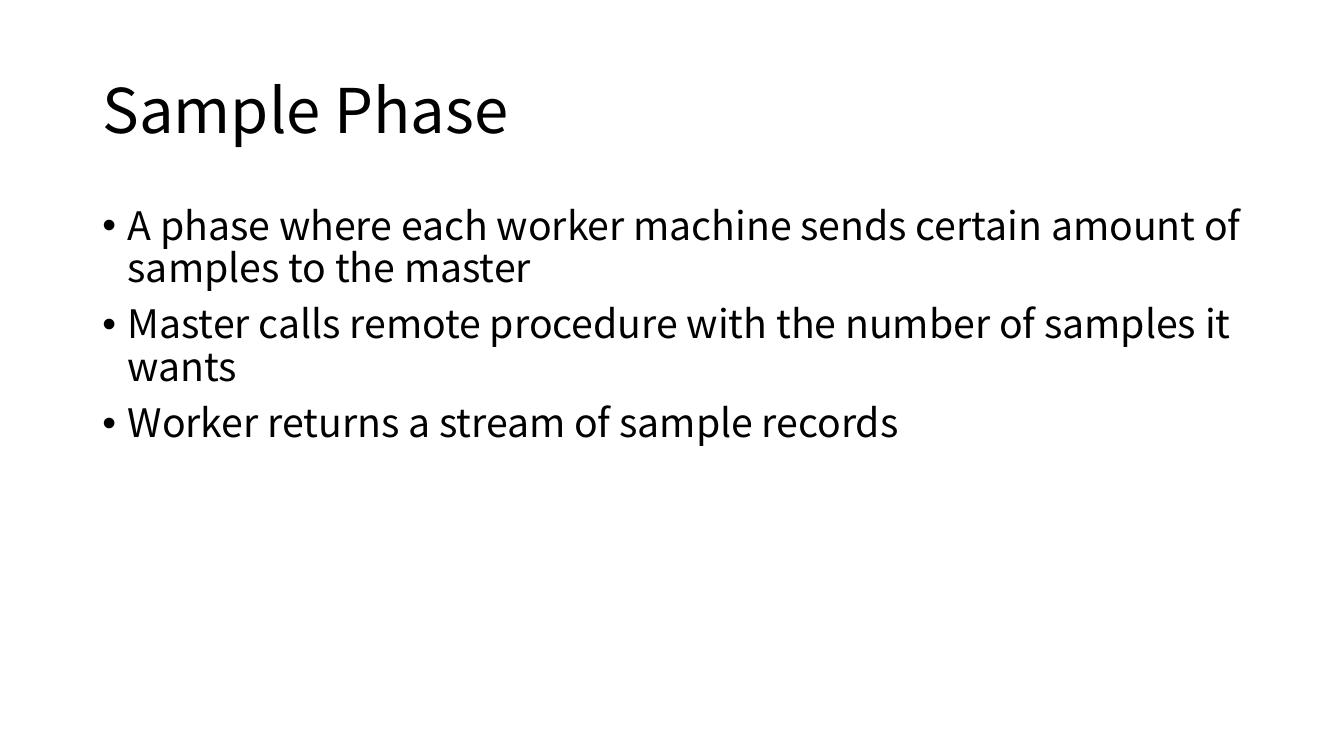
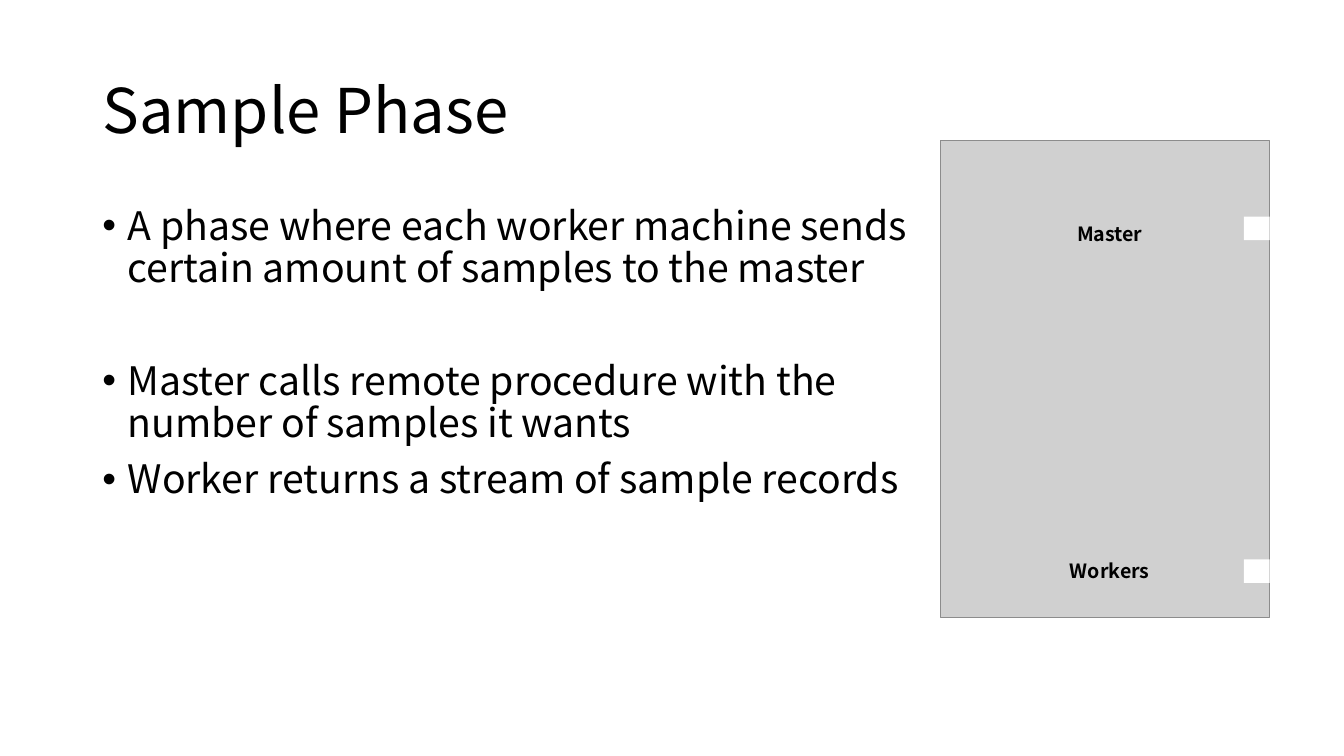
Before and after one commit to kimdoyoung0319/332project, a slide deck: slide 6 of progress.pptx. Drawn at 1344x756 pixels with LibreOffice and Linux fonts; fonts in the diff are those of the drawing; grey boxes stand for pictures. Boxes give left, top, right and bottom in pixels: in the first picture for what was removed or moved away, otherwise in the second. Text is boxed around its words. In the diff, an @@ line names an element or a change of style, - is before the commit and + after.

```diff
--- a/progress.pptx
+++ b/progress.pptx
@@ text "A phase where each worker ..." rewrapped from [128, 208, 1240, 446] to [128, 208, 908, 502] @@
@@ group added at [941, 141, 1270, 617]: 2 texts, 2 rectangles, 1 picture @@
+Master
+Workers
```
Also in this commit, not shown: 1 other slide changed.
